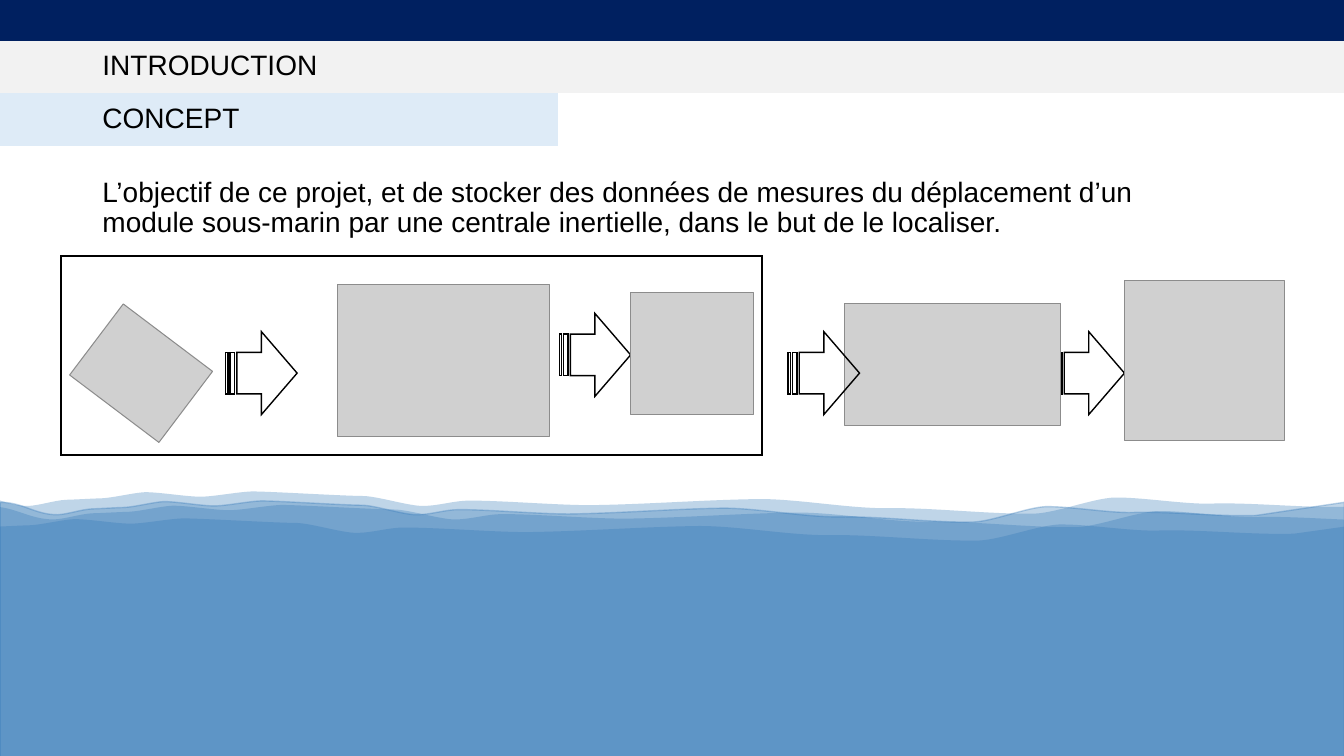
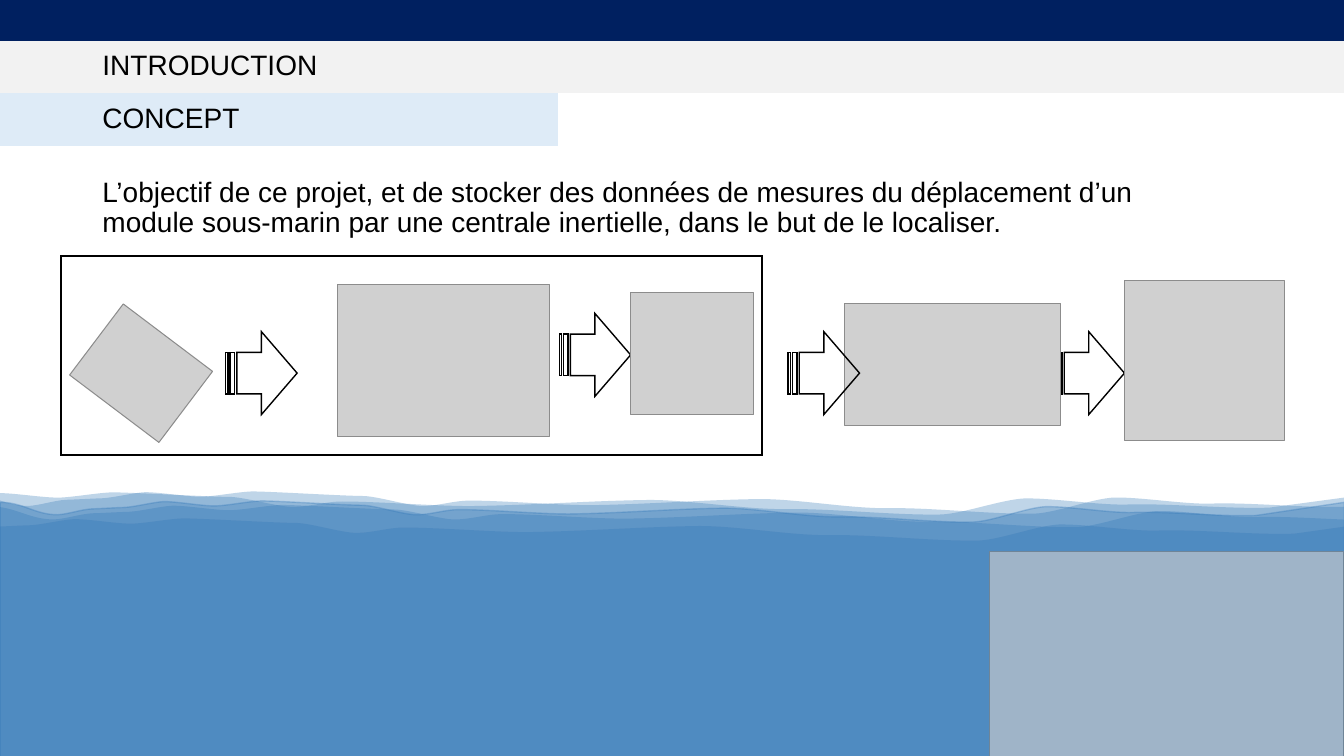
Before and after one commit to Ali-Z0/2221_Underwater-Positioning-System, a slide deck: slide 4 of doc/Presentations/Final/2221_LocalisationSousMarine-PresentationFinale.pptx (slide 3 before the commit). Drawn at 1344x756 pixels with LibreOffice and Linux fonts; fonts in the diff are those of the drawing; grey boxes stand for pictures. Boxes give left, top, right and bottom in pixels: in the first picture for what was removed or moved away, otherwise in the second. Text is boxed around its words. In the diff, an @@ line names an element or a change of style, - is before the commit and + after.

```diff
--- a/doc/Presentations/Final/2221_LocalisationSousMarine-PresentationFinale.pptx
+++ b/doc/Presentations/Final/2221_LocalisationSousMarine-PresentationFinale.pptx
@@ freeform shape added at (0,492,1344,756), fill #2E75B6 at 30% opacity @@
@@ picture added at (989,553,1344,756) @@
```
Also in this commit, not shown: 6 other slides changed, 10 slides added, 1 slide removed, 3 other files.
